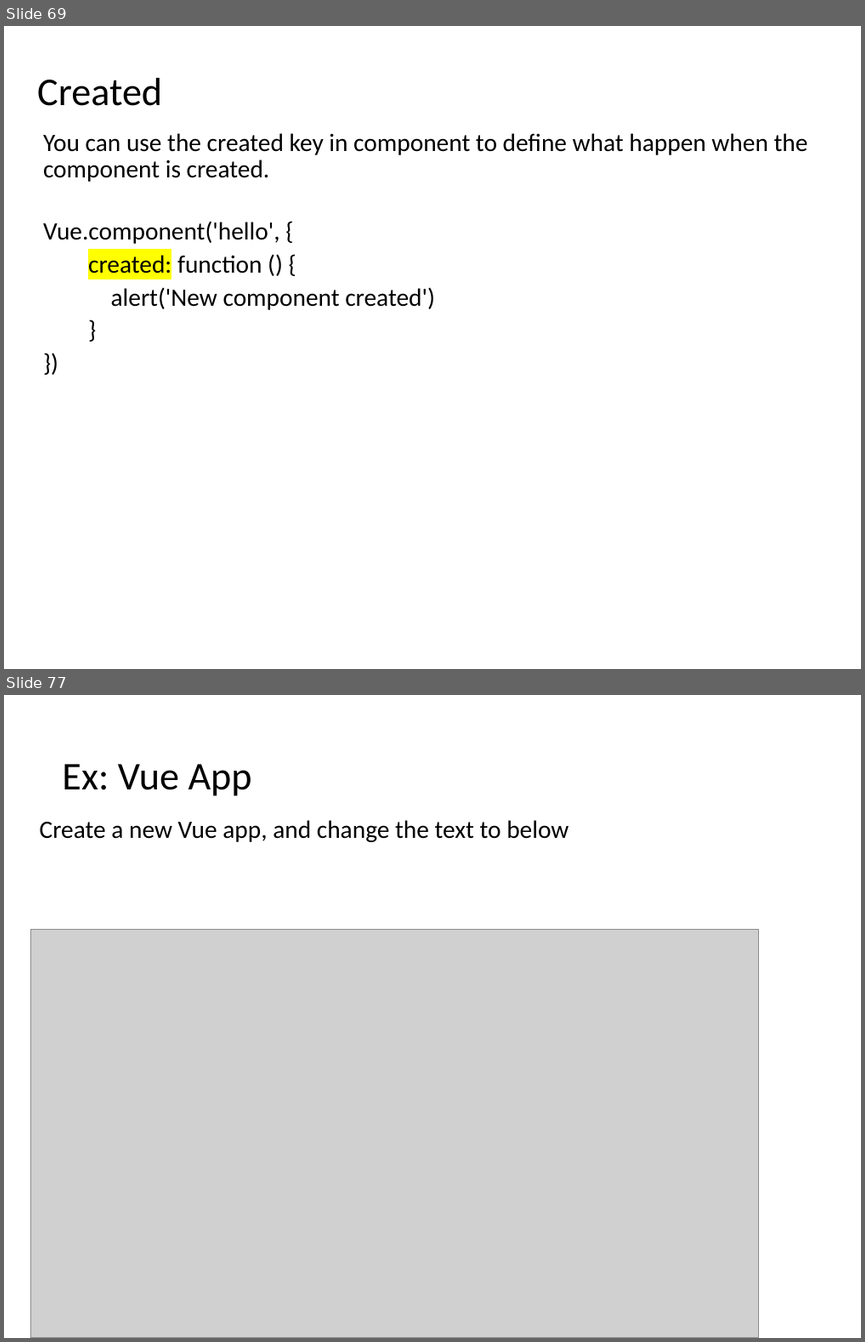
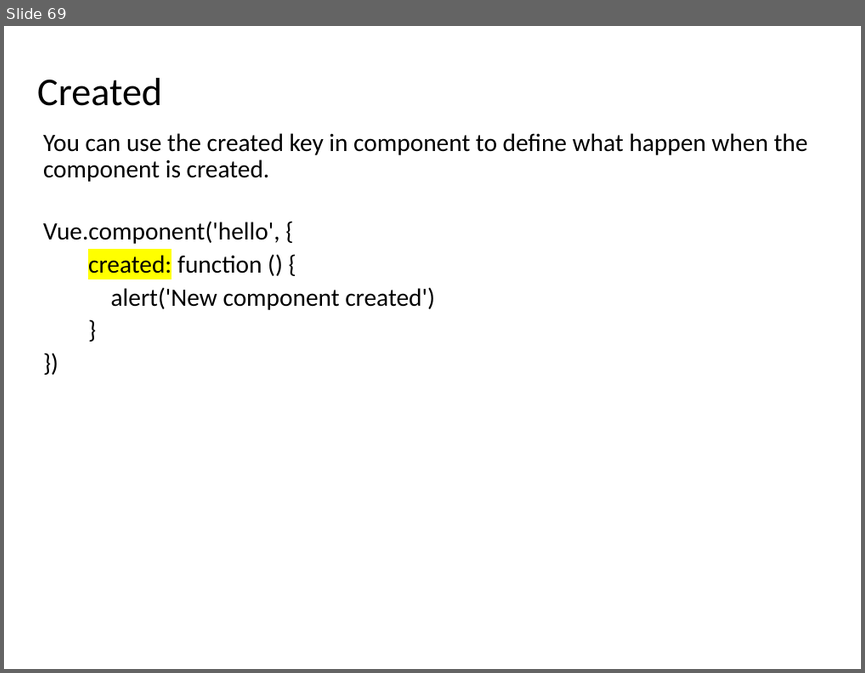
Before and after one commit to auzadventure/vue-beginner, a slide deck: SG - Lionel - Vue.js Essential Training - v2.pptx. Shown one above the other, each under a label of ours: slides 69 and 77 before the commit, slide 69 after it; the slides between them are not shown. The pictures are 865x1342 and 865x673 pixels, drawn with LibreOffice and Linux fonts; fonts in the diff are those of the drawing; grey boxes stand for pictures. Boxes give left, top, right and bottom in pixels: in the first picture for what was removed or moved away, otherwise in the second. Text is boxed around its words. In the diff, an @@ line names an element or a change of style, - is before the commit and + after.

```diff
--- a/SG - Lionel - Vue.js Essential Training - v2.pptx
+++ b/SG - Lionel - Vue.js Essential Training - v2.pptx
@@ slide 77 removed at (x1=4, y1=695, x2=861, y2=1338), background #FFFFFF @@
@@ title removed at (x1=62, y1=764, x2=252, y2=796) @@
-Ex: Vue App
@@ text removed at (x1=40, y1=820, x2=568, y2=842) @@
-Create a new Vue app, and change the text to below
@@ picture removed at (x1=30, y1=930, x2=758, y2=1338) @@
```
Also in this commit, not shown: 1 slide changed, 20 other slides removed, 13 other files.
